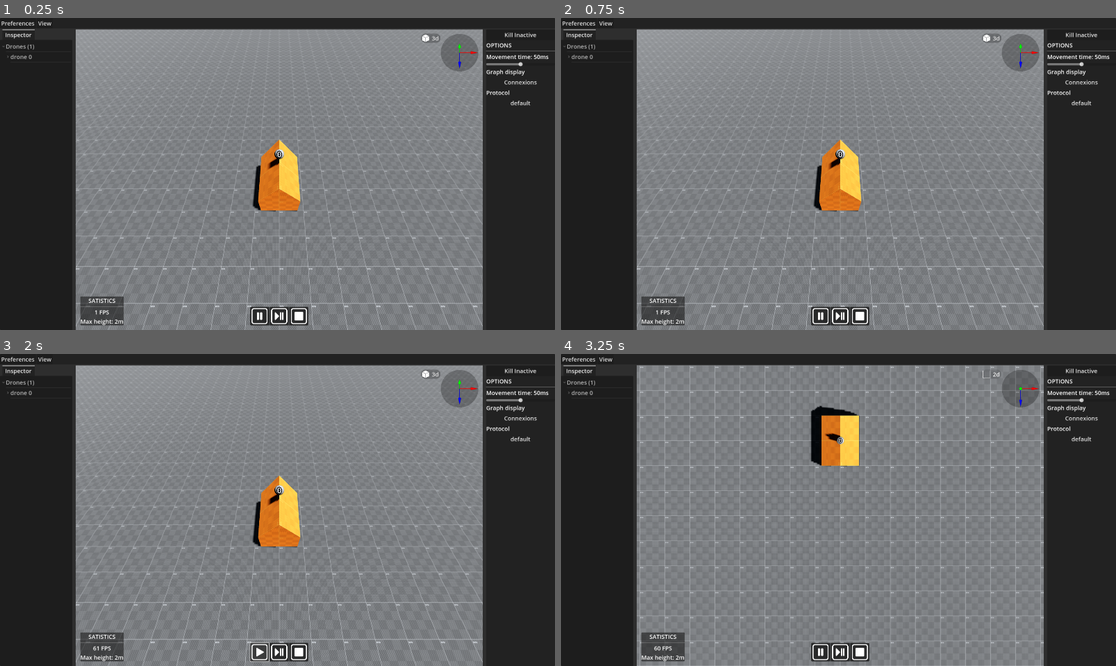
Above: before the commit, frames 1-4 (two rows, left to right).
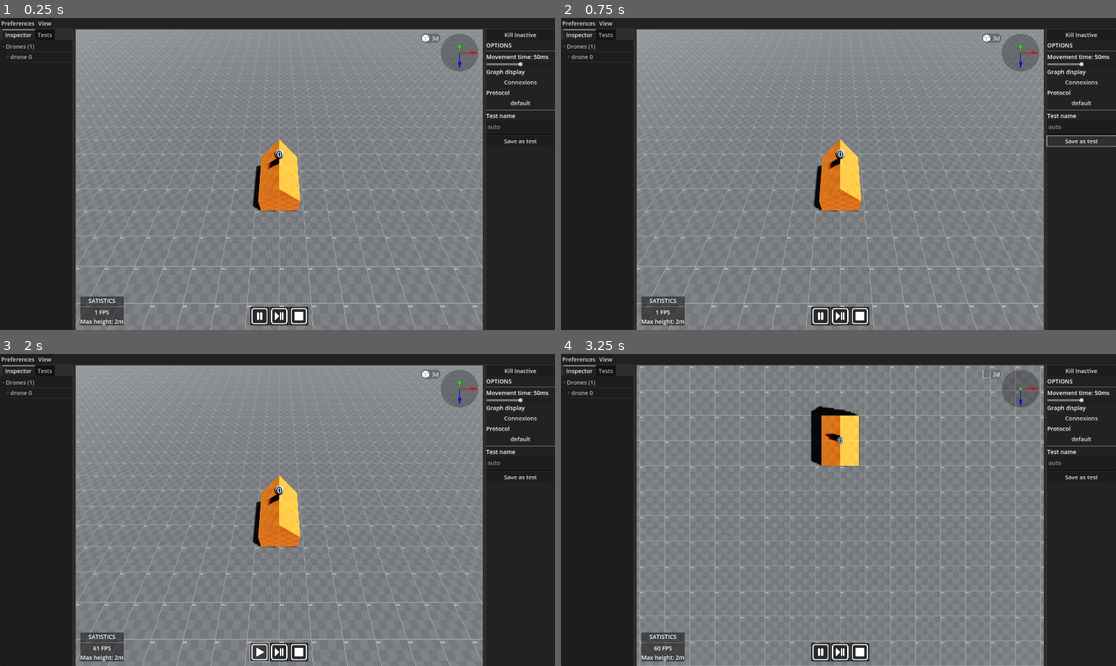
Above: after the commit, the same moments.

Repository: smallcluster/GDST
Game: Godot game, scene res://Sim/3DPlayground.tscn
Same seed, same stepped clock (60 frames per second), same inputs: the game is played once before the commit and once after it.
Inputs (mouse positions are in pixels of both pictures, inside the frame that each line leads up to):
- Up to frame 1 (0.25 s): no input
- Up to frame 2 (0.75 s): click (1082, 139) at 0.5 s, where only the run after the commit has a clickable "Save as test"
- Up to frame 3 (2 s): click (260, 653) at 1.25 s
- Up to frame 4 (3.25 s): click (821, 653) at 2 s; click "3d" at 2.75 s

The runs differ from the first frame. In frame 1, 0.2% of the frame differs, in the area x 6-100%, y 3-41%; in frame 2, 0.3%, in the area x 6-100%, y 3-42%; in frame 3, 0.2%; in frame 4, 0.2%.

Commit message:
Resources for running tests

Diff:
--- /dev/null
+++ b/Core/Test.gd
@@ -0,0 +1,12 @@
+extends Node
+class_name Test
+
+var frames : Array[Dictionary]
+
+
+func load_file(path:String):
+	if FileAccess.file_exists(path):
+		var json_text := FileAccess.get_file_as_string(path)
+		var json = JSON.parse_string(json_text)
+		if json:
+			print(json)
--- a/Sim/3DPlayground.tscn
+++ b/Sim/3DPlayground.tscn
@@ -1,9 +1,11 @@
-[gd_scene load_steps=17 format=3 uid="uid://bu6x4bfchxkdv"]
+[gd_scene load_steps=19 format=3 uid="uid://bu6x4bfchxkdv"]
 
 [ext_resource type="Script" path="res://Sim/Scripts/3DPlayground.gd" id="1_o65i0"]
+[ext_resource type="Texture2D" uid="uid://depr3l4qm3sva" path="res://Sim/GUI/Icons/play.svg" id="2_b1oaf"]
 [ext_resource type="PackedScene" uid="uid://bts548ana0mac" path="res://Sim/SimulationView.tscn" id="2_ctlmb"]
 [ext_resource type="PackedScene" uid="uid://du28do6d78ulu" path="res://Sim/GUI/GizmoWidget.tscn" id="2_hbfaq"]
 [ext_resource type="Shader" path="res://Sim/GUI/Gizmo.gdshader" id="2_hqret"]
+[ext_resource type="Texture2D" uid="uid://dcwsc01t11vti" path="res://Sim/GUI/Icons/processing.svg" id="2_kman2"]
 [ext_resource type="StyleBox" uid="uid://cc6oylkgwloqm" path="res://Sim/GUI/ViewSwitch/normal_bg.tres" id="3_ey1cn"]
 [ext_resource type="Texture2D" uid="uid://dmmawcdaunjq4" path="res://Sim/GUI/Icons/cube.svg" id="3_tee3l"]
 [ext_resource type="Texture2D" uid="uid://c4ftbgjy762m7" path="res://Sim/GUI/Icons/pause.svg" id="10_dds0u"]
@@ -145,6 +147,63 @@
 size_flags_vertical = 3
 columns = 2
 
+[node name="Tests" type="TabBar" parent="GUI/VBoxContainer/HSplitContainer/HSplitContainer/Panel"]
+visible = false
+layout_mode = 2
+
+[node name="VBoxContainer" type="VBoxContainer" parent="GUI/VBoxContainer/HSplitContainer/HSplitContainer/Panel/Tests"]
+layout_mode = 1
+anchors_preset = 15
+anchor_right = 1.0
+anchor_bottom = 1.0
+grow_horizontal = 2
+grow_vertical = 2
+
+[node name="RunAll" type="Button" parent="GUI/VBoxContainer/HSplitContainer/HSplitContainer/Panel/Tests/VBoxContainer"]
+layout_mode = 2
+text = "Run all"
+
+[node name="AllProgress" type="ProgressBar" parent="GUI/VBoxContainer/HSplitContainer/HSplitContainer/Panel/Tests/VBoxContainer"]
+layout_mode = 2
+size_flags_horizontal = 3
+
+[node name="TestList" type="VBoxContainer" parent="GUI/VBoxContainer/HSplitContainer/HSplitContainer/Panel/Tests/VBoxContainer"]
+clip_contents = true
+layout_mode = 2
+
+[node name="TestItem" type="VBoxContainer" parent="GUI/VBoxContainer/HSplitContainer/HSplitContainer/Panel/Tests/VBoxContainer/TestList"]
+layout_mode = 2
+
+[node name="TestActionGroup" type="HBoxContainer" parent="GUI/VBoxContainer/HSplitContainer/HSplitContainer/Panel/Tests/VBoxContainer/TestList/TestItem"]
+clip_contents = true
+layout_mode = 2
+
+[node name="TestName" type="Label" parent="GUI/VBoxContainer/HSplitContainer/HSplitContainer/Panel/Tests/VBoxContainer/TestList/TestItem/TestActionGroup"]
+layout_mode = 2
+size_flags_horizontal = 3
+text = "Name"
+
+[node name="TestRun" type="Button" parent="GUI/VBoxContainer/HSplitContainer/HSplitContainer/Panel/Tests/VBoxContainer/TestList/TestItem/TestActionGroup"]
+custom_minimum_size = Vector2(32, 32)
+layout_mode = 2
+icon = ExtResource("2_b1oaf")
+expand_icon = true
+
+[node name="TestProgressGroup" type="HBoxContainer" parent="GUI/VBoxContainer/HSplitContainer/HSplitContainer/Panel/Tests/VBoxContainer/TestList/TestItem"]
+layout_mode = 2
+
+[node name="TestProgress" type="ProgressBar" parent="GUI/VBoxContainer/HSplitContainer/HSplitContainer/Panel/Tests/VBoxContainer/TestList/TestItem/TestProgressGroup"]
+layout_mode = 2
+size_flags_horizontal = 3
+
+[node name="TestStatus" type="TextureRect" parent="GUI/VBoxContainer/HSplitContainer/HSplitContainer/Panel/Tests/VBoxContainer/TestList/TestItem/TestProgressGroup"]
+custom_minimum_size = Vector2(24, 24)
+layout_mode = 2
+size_flags_horizontal = 4
+size_flags_vertical = 4
+texture = ExtResource("2_kman2")
+expand_mode = 2
+
 [node name="3DView" type="Control" parent="GUI/VBoxContainer/HSplitContainer/HSplitContainer"]
 layout_mode = 2
 size_flags_horizontal = 3
@@ -328,6 +387,22 @@
 [node name="ProtocolChoice" type="MenuButton" parent="GUI/VBoxContainer/HSplitContainer/OptionsPanel/VBoxContainer"]
 layout_mode = 2
 text = "Kill Protocol"
+
+[node name="HSeparator2" type="HSeparator" parent="GUI/VBoxContainer/HSplitContainer/OptionsPanel/VBoxContainer"]
+layout_mode = 2
+
+[node name="Label2" type="Label" parent="GUI/VBoxContainer/HSplitContainer/OptionsPanel/VBoxContainer"]
+layout_mode = 2
+text = "Test name"
+
+[node name="TestName" type="TextEdit" parent="GUI/VBoxContainer/HSplitContainer/OptionsPanel/VBoxContainer"]
+custom_minimum_size = Vector2(0, 48)
+layout_mode = 2
+placeholder_text = "auto"
+
+[node name="Button" type="Button" parent="GUI/VBoxContainer/HSplitContainer/OptionsPanel/VBoxContainer"]
+layout_mode = 2
+text = "Save as test"
 
 [connection signal="id_pressed" from="GUI/VBoxContainer/MenuBarPanel/MenuBar/Preferences" to="." method="_on_preferences_id_pressed"]
 [connection signal="id_pressed" from="GUI/VBoxContainer/MenuBarPanel/MenuBar/View" to="." method="_on_view_id_pressed"]
--- /dev/null
+++ b/Sim/GUI/Icons/fail.svg
@@ -0,0 +1,7 @@
+<?xml version="1.0" ?><!-- Uploaded to: SVG Repo, www.svgrepo.com, Generator: SVG Repo Mixer Tools -->
+<svg width="800px" height="800px" viewBox="0 0 60 60" xmlns="http://www.w3.org/2000/svg"><defs><style>
+      .cls-1 {
+        fill: #9f4c4c;
+        fill-rule: evenodd;
+      }
+    </style></defs><path class="cls-1" d="M940,510a30,30,0,1,1,30-30A30,30,0,0,1,940,510Zm15-20.047A3.408,3.408,0,0,1,955,494.77l-0.221.22a3.42,3.42,0,0,1-4.833,0l-8.764-8.755a1.71,1.71,0,0,0-2.417,0l-8.741,8.747a3.419,3.419,0,0,1-4.836,0l-0.194-.193a3.408,3.408,0,0,1,.017-4.842l8.834-8.735a1.7,1.7,0,0,0,0-2.43l-8.831-8.725a3.409,3.409,0,0,1-.018-4.844l0.193-.193a3.413,3.413,0,0,1,2.418-1c0.944,0,3.255,1.835,3.872,2.455l7.286,7.287a1.708,1.708,0,0,0,2.417,0l8.764-8.748a3.419,3.419,0,0,1,4.832,0L955,465.243a3.408,3.408,0,0,1,0,4.818l-8.727,8.737a1.7,1.7,0,0,0,0,2.407Z" id="uncheck" transform="translate(-910 -450)"/></svg>
--- /dev/null
+++ b/Sim/GUI/Icons/pass.svg
@@ -0,0 +1,7 @@
+<?xml version="1.0" ?><!-- Uploaded to: SVG Repo, www.svgrepo.com, Generator: SVG Repo Mixer Tools -->
+<svg width="800px" height="800px" viewBox="0 0 60 60" xmlns="http://www.w3.org/2000/svg"><defs><style>
+      .cls-1 {
+        fill: #699f4c;
+        fill-rule: evenodd;
+      }
+    </style></defs><path class="cls-1" d="M800,510a30,30,0,1,1,30-30A30,30,0,0,1,800,510Zm-16.986-23.235a3.484,3.484,0,0,1,0-4.9l1.766-1.756a3.185,3.185,0,0,1,4.574.051l3.12,3.237a1.592,1.592,0,0,0,2.311,0l15.9-16.39a3.187,3.187,0,0,1,4.6-.027L817,468.714a3.482,3.482,0,0,1,0,4.846l-21.109,21.451a3.185,3.185,0,0,1-4.552.03Z" id="check" transform="translate(-770 -450)"/></svg>
--- /dev/null
+++ b/Sim/GUI/Icons/processing.svg
@@ -0,0 +1,41 @@
+<?xml version="1.0" encoding="UTF-8" standalone="no"?>
+<!-- Uploaded to: SVG Repo, www.svgrepo.com, Generator: SVG Repo Mixer Tools -->
+
+<svg
+   fill="#000000"
+   width="800px"
+   height="800px"
+   viewBox="0 0 24 24"
+   version="1.1"
+   id="svg4"
+   sodipodi:docname="processing.svg"
+   inkscape:version="1.1.1 (3bf5ae0d25, 2021-09-20)"
+   xmlns:inkscape="http://www.inkscape.org/namespaces/inkscape"
+   xmlns:sodipodi="http://sodipodi.sourceforge.net/DTD/sodipodi-0.dtd"
+   xmlns="http://www.w3.org/2000/svg"
+   xmlns:svg="http://www.w3.org/2000/svg">
+  <defs
+     id="defs8" />
+  <sodipodi:namedview
+     id="namedview6"
+     pagecolor="#ffffff"
+     bordercolor="#999999"
+     borderopacity="1"
+     inkscape:pageshadow="0"
+     inkscape:pageopacity="0"
+     inkscape:pagecheckerboard="0"
+     showgrid="false"
+     inkscape:zoom="0.89875"
+     inkscape:cx="399.44367"
+     inkscape:cy="399.44367"
+     inkscape:window-width="3840"
+     inkscape:window-height="2054"
+     inkscape:window-x="-11"
+     inkscape:window-y="-11"
+     inkscape:window-maximized="1"
+     inkscape:current-layer="svg4" />
+  <path
+     d="M23,12A11,11,0,0,1,4.963,20.451l-.256.256A1,1,0,0,1,4,21a.987.987,0,0,1-.383-.076A1,1,0,0,1,3,20V18a1,1,0,0,1,1-1H6a1,1,0,0,1,.707,1.707l-.322.322A9,9,0,1,0,3,12a9.107,9.107,0,0,0,.18,1.8,1,1,0,0,1-1.96.4A11,11,0,1,1,23,12ZM12,5a1,1,0,0,0-1,1v6a1,1,0,0,0,1,1h5a1,1,0,0,0,0-2H13V6A1,1,0,0,0,12,5Z"
+     id="path2"
+     style="fill:#ffffff;fill-opacity:1" />
+</svg>
Not shown, added: Sim/GUI/Icons/fail.svg.import
Not shown, added: Sim/GUI/Icons/pass.svg.import
Not shown, added: Sim/GUI/Icons/processing.svg.import
